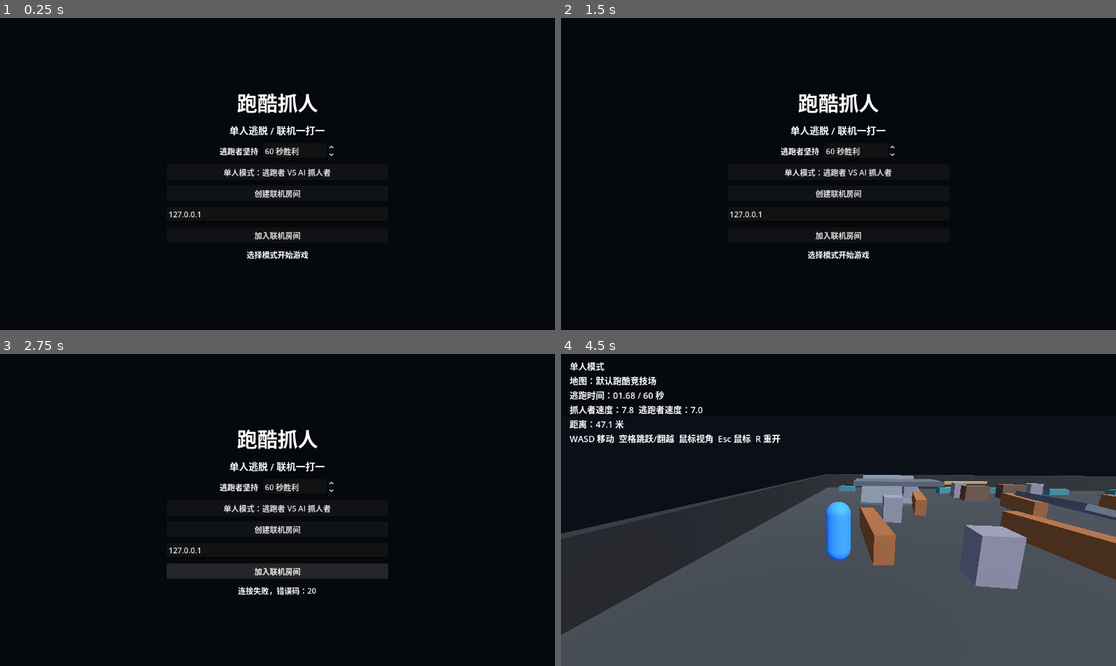
Above: before the commit, frames 1-4 (two rows, left to right).
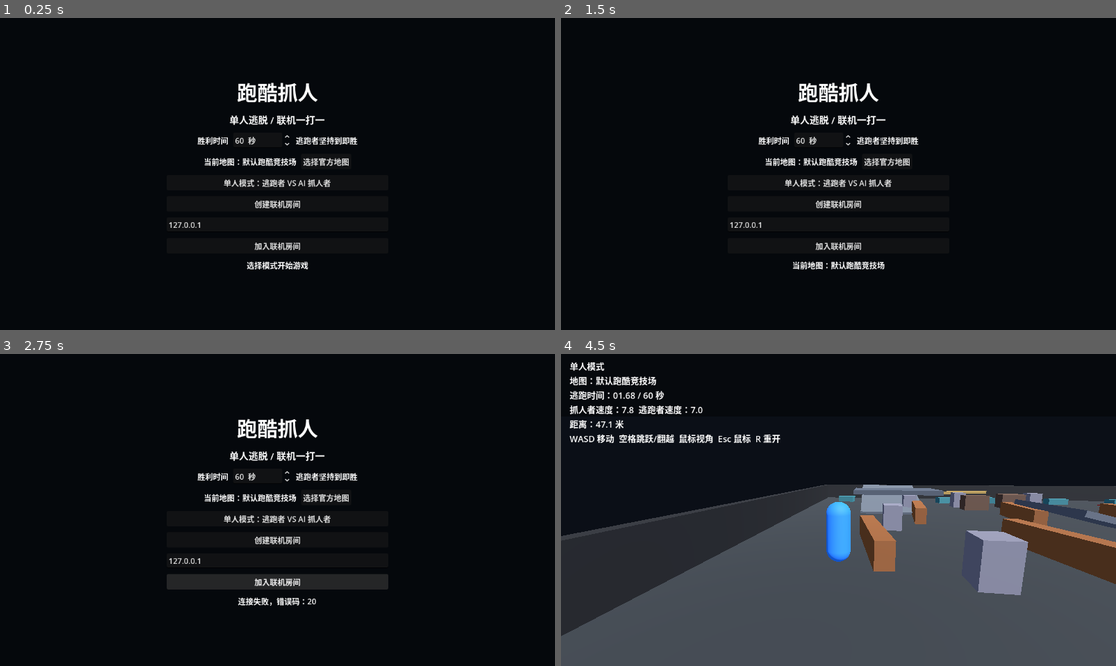
Above: after the commit, the same moments.

Repository: Kevin114514/ParkourTagGodot
Game: Godot game, scene res://scenes/main.tscn
Same seed, same stepped clock (60 frames per second), same inputs: the game is played once before the commit and once after it.
Inputs (mouse positions are in pixels of both pictures, inside the frame that each line leads up to):
- Up to frame 1 (0.25 s): no input
- Up to frame 2 (1.5 s): click (888, 161) at 0.5 s, where only the run after the commit has a clickable "选择官方地图"; click (866, 276) at 1.25 s, where only the run after the commit has a clickable "返回"
- Up to frame 3 (2.75 s): click "加入联机房间" at 2 s
- Up to frame 4 (4.5 s): click "单人模式：逃跑者 VS AI 抓人者" at 2.75 s; tap Enter at 3.5 s; move the mouse to (866, 510) at 3.52 s; hold W (move_forward) from 3.53 s (still down); tap Space (jump) at 3.77 s; move the mouse to (810, 510) at 4.27 s

The runs differ from the first frame. In frame 1, 4.2% of the frame differs, in the area x 30-65%, y 20-81%; in frame 2, 4.3%; in frame 3, 6.0%; in frame 4, 8.7%, in the area x 0-100%, y 38-91%.

Commit message:
Fix map and win time setup UI

Diff:
--- a/scripts/game.gd
+++ b/scripts/game.gd
@@ -38,6 +38,7 @@
 var lobby_role_label: Label
 var switch_role_button: Button
 var start_game_button: Button
+var setup_controls: Array[Control] = []
 var menu_controls: Array[Control] = []
 var lobby_controls: Array[Control] = []
 var map_page_controls: Array[Control] = []
@@ -164,11 +165,10 @@
 	win_time_row.alignment = BoxContainer.ALIGNMENT_CENTER
 	win_time_row.add_theme_constant_override("separation", 10)
 	box.add_child(win_time_row)
-	menu_controls.append(win_time_row)
-	lobby_controls.append(win_time_row)
+	setup_controls.append(win_time_row)
 
 	var win_time_label := Label.new()
-	win_time_label.text = "逃跑者坚持"
+	win_time_label.text = "胜利时间"
 	win_time_row.add_child(win_time_label)
 
 	win_time_spinbox = SpinBox.new()
@@ -176,17 +176,20 @@
 	win_time_spinbox.max_value = 600.0
 	win_time_spinbox.step = 5.0
 	win_time_spinbox.value = win_time_seconds
-	win_time_spinbox.suffix = "秒胜利"
-	win_time_spinbox.custom_minimum_size = Vector2(150.0, 0.0)
+	win_time_spinbox.suffix = " 秒"
+	win_time_spinbox.custom_minimum_size = Vector2(120.0, 0.0)
 	win_time_spinbox.value_changed.connect(Callable(self, "_on_win_time_changed"))
 	win_time_row.add_child(win_time_spinbox)
+
+	var win_time_hint := Label.new()
+	win_time_hint.text = "逃跑者坚持到即胜"
+	win_time_row.add_child(win_time_hint)
 
 	var map_row := HBoxContainer.new()
 	map_row.alignment = BoxContainer.ALIGNMENT_CENTER
 	map_row.add_theme_constant_override("separation", 10)
 	box.add_child(map_row)
-	menu_controls.append(map_row)
-	lobby_controls.append(map_row)
+	setup_controls.append(map_row)
 
 	map_summary_label = Label.new()
 	map_summary_label.text = "当前地图：%s" % map_name
@@ -287,6 +290,10 @@
 	_set_map_page_visible(false)
 	_update_map_ui()
 
+func _set_setup_visible(is_visible: bool) -> void:
+	for control in setup_controls:
+		control.visible = is_visible
+
 func _set_menu_visible(is_visible: bool) -> void:
 	for control in menu_controls:
 		control.visible = is_visible
@@ -304,6 +311,7 @@
 		return
 	map_page_return_mode = "lobby" if game_mode == "lobby" else "menu"
 	map_preview_index = selected_map_index
+	_set_setup_visible(false)
 	_set_menu_visible(false)
 	_set_lobby_visible(false)
 	_set_map_page_visible(true)
@@ -313,6 +321,7 @@
 
 func _close_map_page() -> void:
 	_set_map_page_visible(false)
+	_set_setup_visible(true)
 	if map_page_return_mode == "lobby":
 		_set_lobby_visible(true)
 		_update_lobby_ui()
@@ -381,6 +390,7 @@
 		hud_layer.visible = false
 	if center_label != null:
 		center_label.text = ""
+	_set_setup_visible(true)
 	_set_menu_visible(true)
 	_set_lobby_visible(false)
 	_set_map_page_visible(false)
@@ -442,6 +452,10 @@
 		return
 	multiplayer.multiplayer_peer = peer
 	game_mode = "waiting"
+	_set_setup_visible(false)
+	_set_menu_visible(false)
+	_set_lobby_visible(false)
+	_set_map_page_visible(false)
 	title_status.text = "正在连接 %s:%d ..." % [ip, PORT]
 
 func _on_peer_connected(peer_id: int) -> void:
@@ -475,6 +489,7 @@
 		title_layer.visible = true
 	if hud_layer != null:
 		hud_layer.visible = false
+	_set_setup_visible(true)
 	_set_menu_visible(false)
 	_set_lobby_visible(true)
 	_set_map_page_visible(false)
